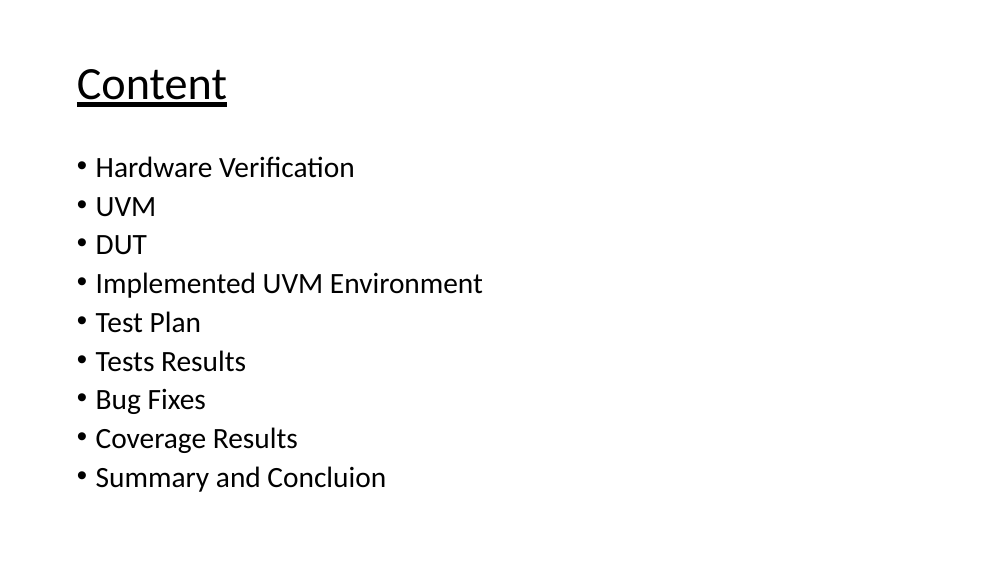
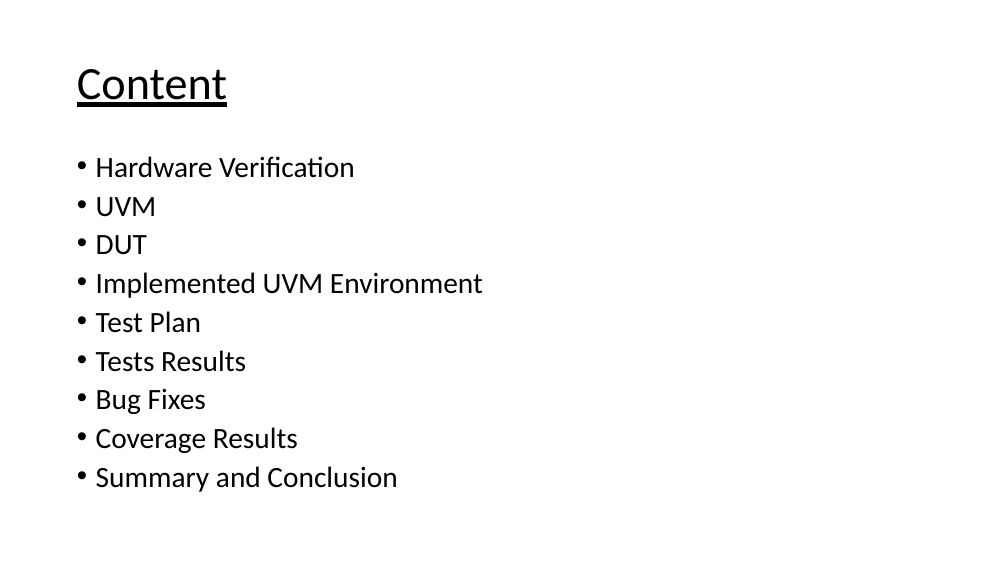
Before and after one commit to liotahuf/UVM_project, a slide deck: slide 2 of Final presentation.pptx. Drawn at 1008x567 pixels with LibreOffice and Linux fonts; fonts in the diff are those of the drawing. Boxes give left, top, right and bottom in pixels: in the first picture for what was removed or moved away, otherwise in the second. Text is boxed around its words. In the diff, an @@ line names an element or a change of style, - is before the commit and + after.

Commit message:
little fixes done to final ptt

```diff
--- a/Final presentation.pptx
+++ b/Final presentation.pptx
@@ text at (96,466,397,492): text changed @@
-• Summary and Concluion
+• Summary and Conclusion
```
Also in this commit, not shown: 1 other slide changed.
